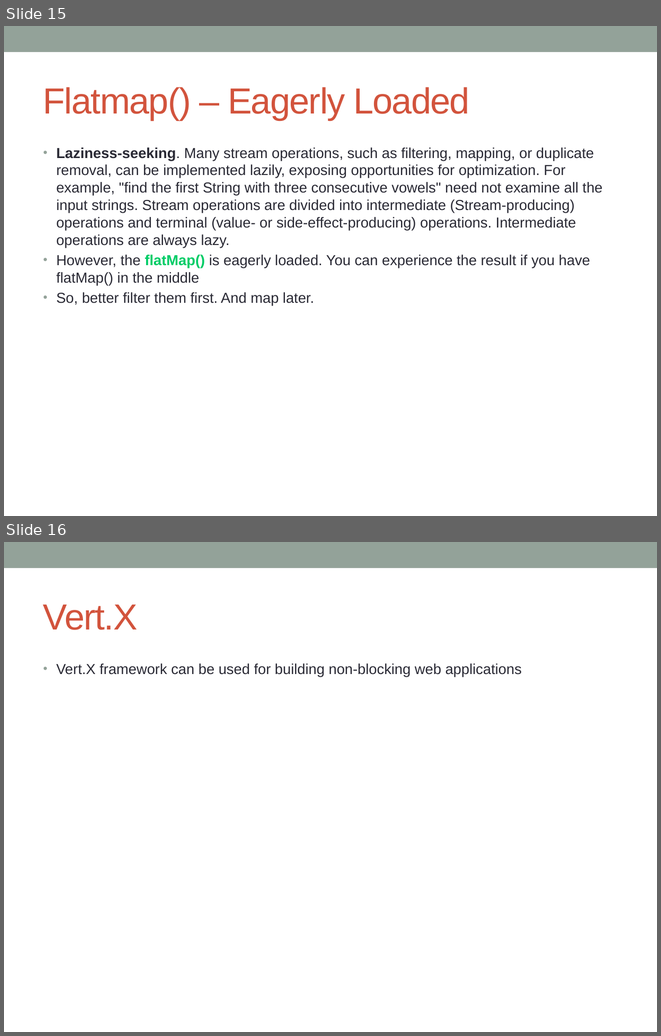
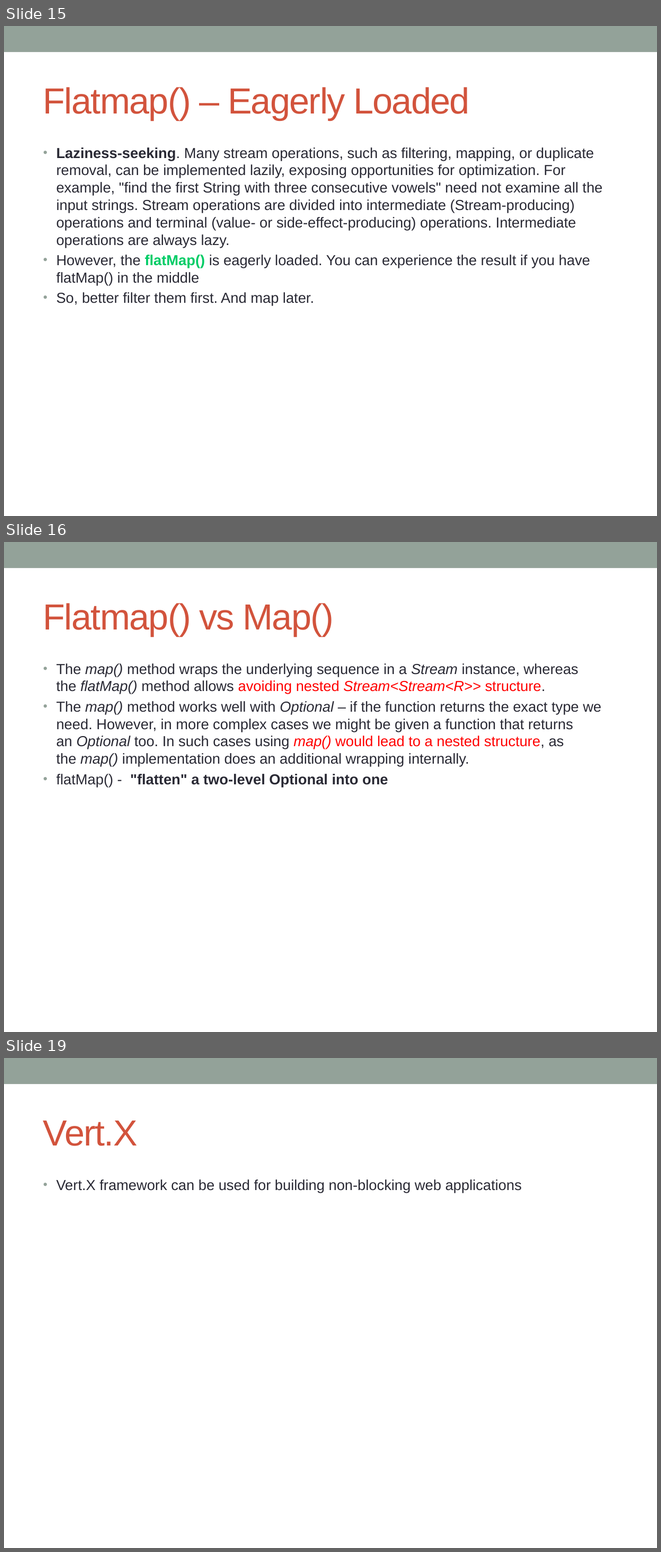
Before and after one commit to notionquest/ProjectDocumentation, a slide deck: Java8.pptx. Shown one above the other, each under a label of ours: slides 15 and 16 before the commit, slides 15, 16 and 19 after it; the slides between them are not shown. The pictures are 661x1036 and 661x1552 pixels, drawn with LibreOffice and Linux fonts; fonts in the diff are those of the drawing. Boxes give left, top, right and bottom in pixels: in the first picture for what was removed or moved away, otherwise in the second. Text is boxed around its words. In the diff, an @@ line names an element or a change of style, - is before the commit and + after.

```diff
--- a/Java8.pptx
+++ b/Java8.pptx
@@ slide 16 added at box(4, 542, 657, 1032), background #FFFFFF; not listed: 1 template element that a slide beside it also shows @@
@@ title added at box(43, 603, 334, 636), 40 pt, text #D2533C @@
+Flatmap() vs Map()
@@ text added at box(56, 663, 601, 787), 16 pt, text #292934 @@
+• The map() method wraps the underlying sequence in a Stream instance, whereas the flatMap() method allows avoiding nested Stream<Stream<R>> structure.
+• The map() method works well with Optional – if the function returns the exact type we need. However, in more complex cases we might be given a function that returns an Optional too. In such cases using map() would lead to a nested structure, as the map() implementation does an additional wrapping internally.
+• flatMap() - "flatten" a two-level Optional into one
@@ what was slide 16 is now slide 19 @@
```
Also in this commit, not shown: 2 other slides added.
